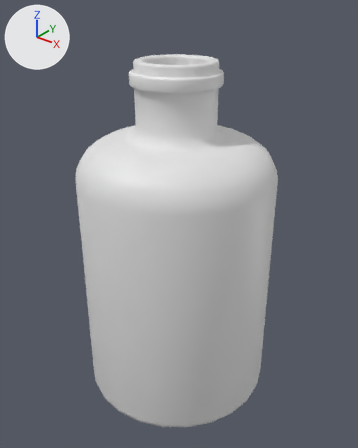
What one commit did to the FBX model Assets/Meshes/Bottles/SM_Gin_Bottle.fbx.
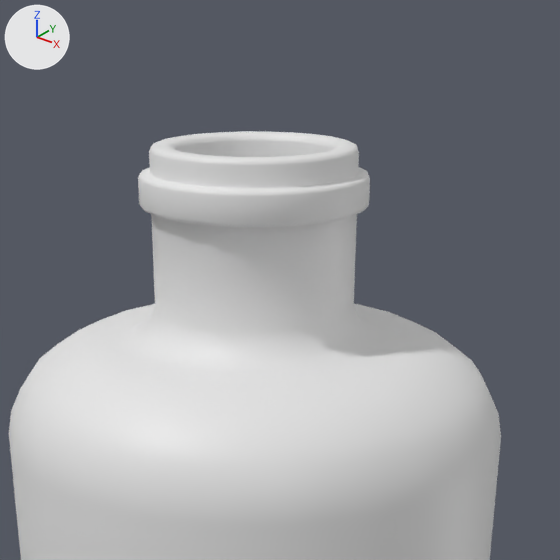
There are two pictures of each version: one whole from a 50 mm camera at (4.14, -5.12, 5.87) aimed at (0.03, 0.01, 2.69), one close up on the part from 20% to 84% of the width and 0% to 51% of the height. Lighting does not change. The marker at upper left points along +X, +Y and +Z. Where no turn or scale is listed for an object, it has been applied to the vertices.

The first close-up shows 'Gin_Bottle_low'.
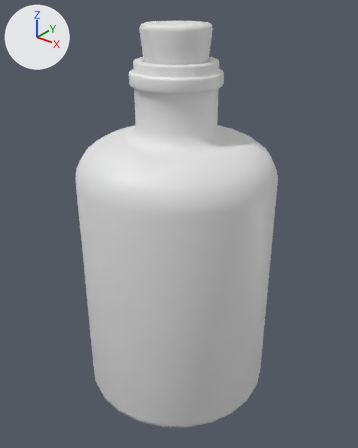
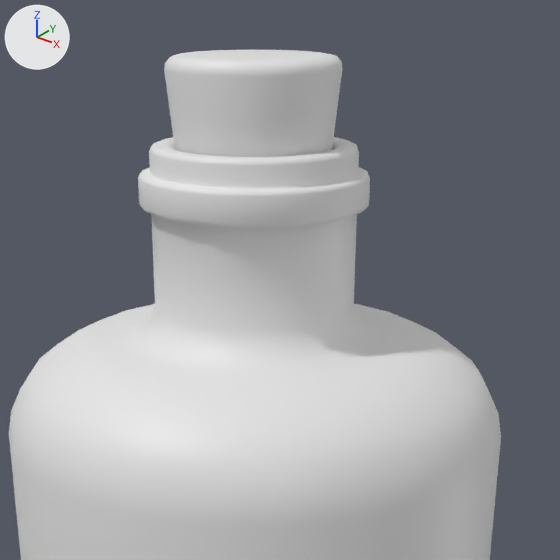
Changed parts and their boxes (x1, y1, x2, y2) in the close-ups (560 x 560 px):
'Gin_Cork_low', added
    after: (164, 50, 343, 157)

Edits to the bpy script that builds the scene:
```text
Add me_cylindre_011:
    me_cylindre_011.from_pydata(...)  # 105 vertices, 192 faces; spans x -0.456..0.456, y -0.456..0.456, z 0.0..0.565
    me_cylindre_011.materials.append(mat_m_botle)  # its picture is missing
Add ob_gin_cork_low:
    ob_gin_cork_low = bpy.data.objects.new('Gin_Cork_low', me_cylindre_011)
    ob_gin_cork_low.location = (0.0, 0.0, 4.871)
```
